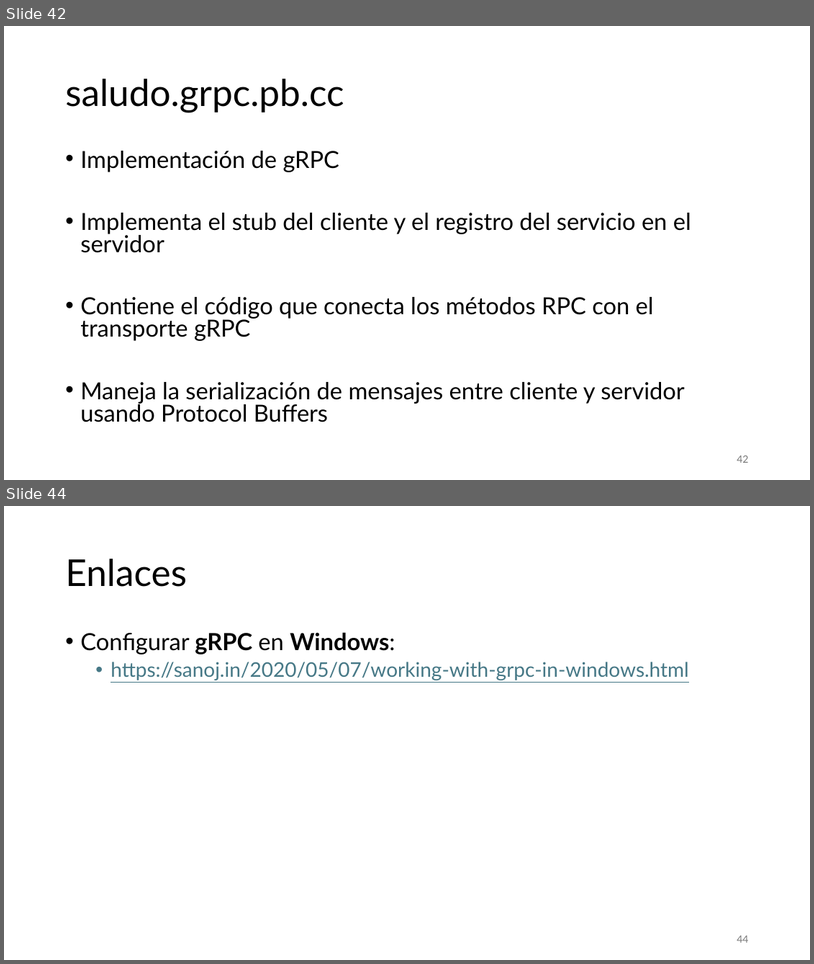
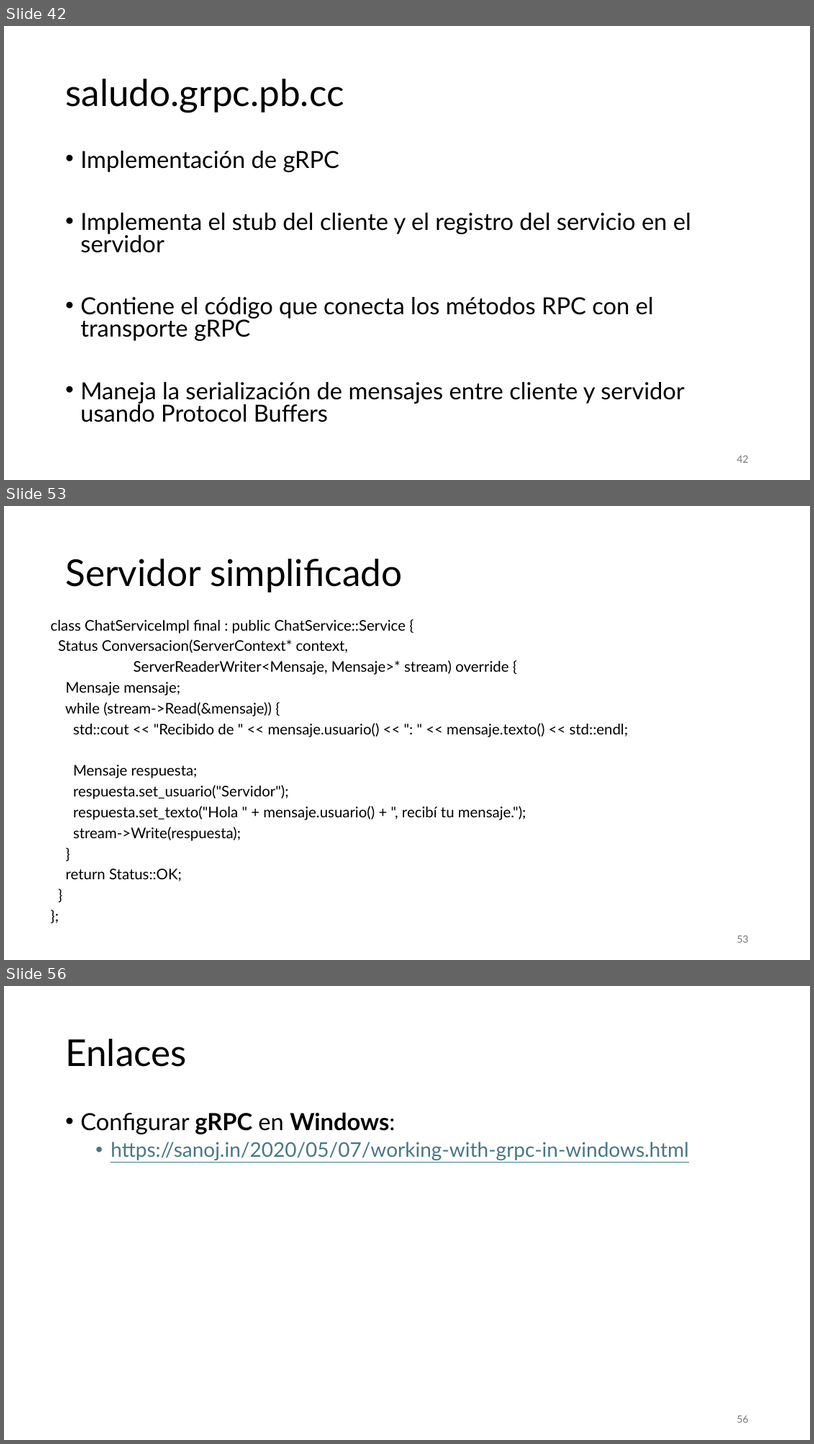
Before and after one commit to aldebarran22/CURSO_CPP_SERVICIOS_30H, a slide deck: doc/3_Comunicacion_microservicios_C++.pptx. Shown one above the other, each under a label of ours: slides 42 and 44 before the commit, slides 42, 53 and 56 after it; the slides between them are not shown. The pictures are 814x964 and 814x1444 pixels, drawn with LibreOffice and Linux fonts; fonts in the diff are those of the drawing. Boxes give left, top, right and bottom in pixels: in the first picture for what was removed or moved away, otherwise in the second. Text is boxed around its words. In the diff, an @@ line names an element or a change of style, - is before the commit and + after.

```diff
--- a/doc/3_Comunicacion_microservicios_C++.pptx
+++ b/doc/3_Comunicacion_microservicios_C++.pptx
@@ slide 53 added at (x1=4, y1=506, x2=810, y2=960), background #FFFFFF @@
@@ title added at (x1=65, y1=559, x2=402, y2=592), 44 pt, text #000000 @@
+Servidor simplificado
@@ text added at (x1=51, y1=620, x2=628, y2=881), 17.5 pt, text #000000 @@
+class ChatServiceImpl final : public ChatService::Service {
+Status Conversacion(ServerContext* context,
+ServerReaderWriter<Mensaje, Mensaje>* stream) override {
+Mensaje mensaje;
+while (stream->Read(&mensaje)) {
+std::cout << "Recibido de " << mensaje.usuario() << ": " << mensaje.texto() << std::endl;
+Mensaje respuesta;
+respuesta.set_usuario("Servidor");
+respuesta.set_texto("Hola " + mensaje.usuario() + ", recibí tu mensaje.");
+stream->Write(respuesta);
+}
+return Status::OK;
+}
+};
@@ page number added at (x1=737, y1=935, x2=748, y2=942), 12 pt, text #797979 @@
+53
@@ what was slide 44 is now slide 56 @@
@@ page number at (x1=737, y1=1415, x2=748, y2=1422): text changed @@
-44
+56
```
Also in this commit, not shown: 2 slides changed, 14 other slides added, 7 other files.
